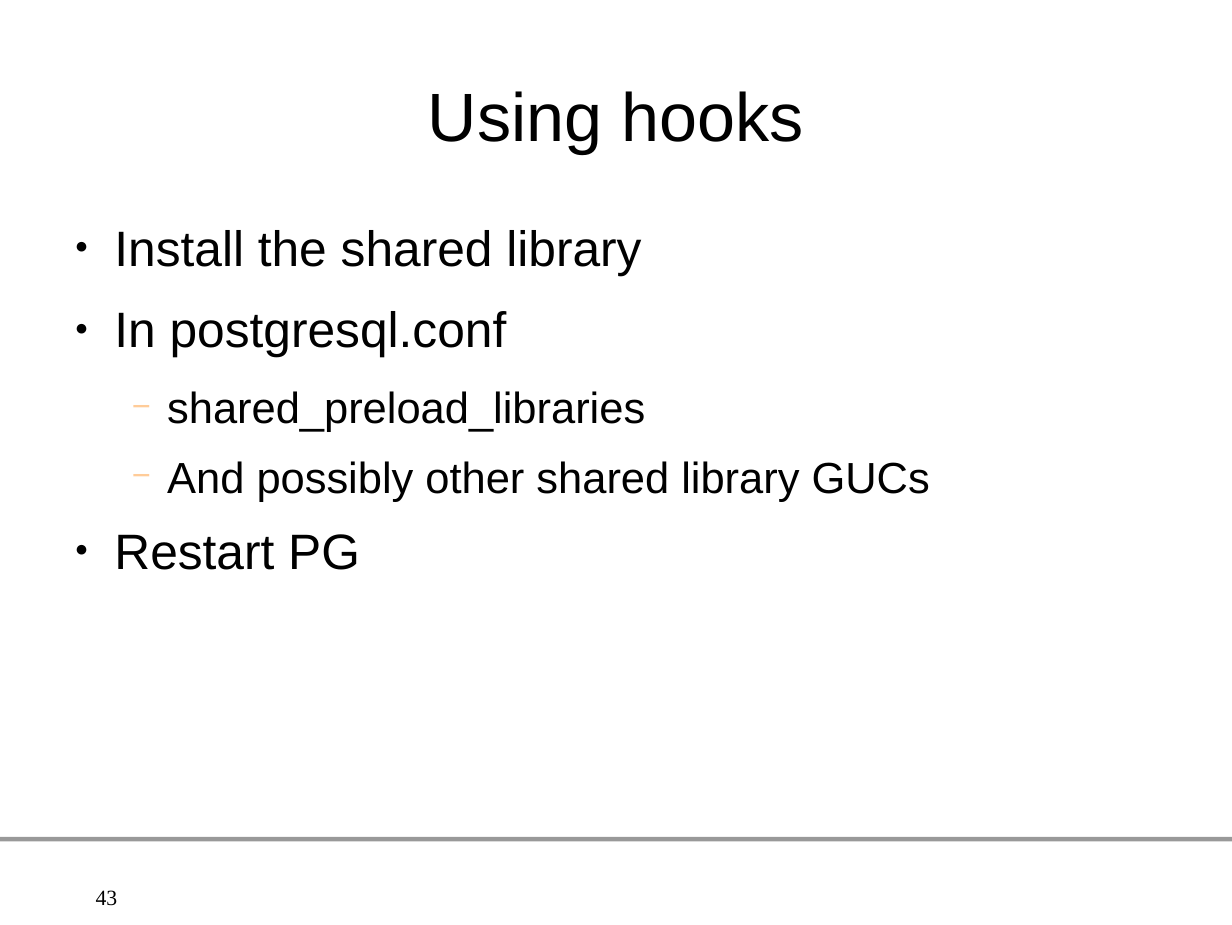
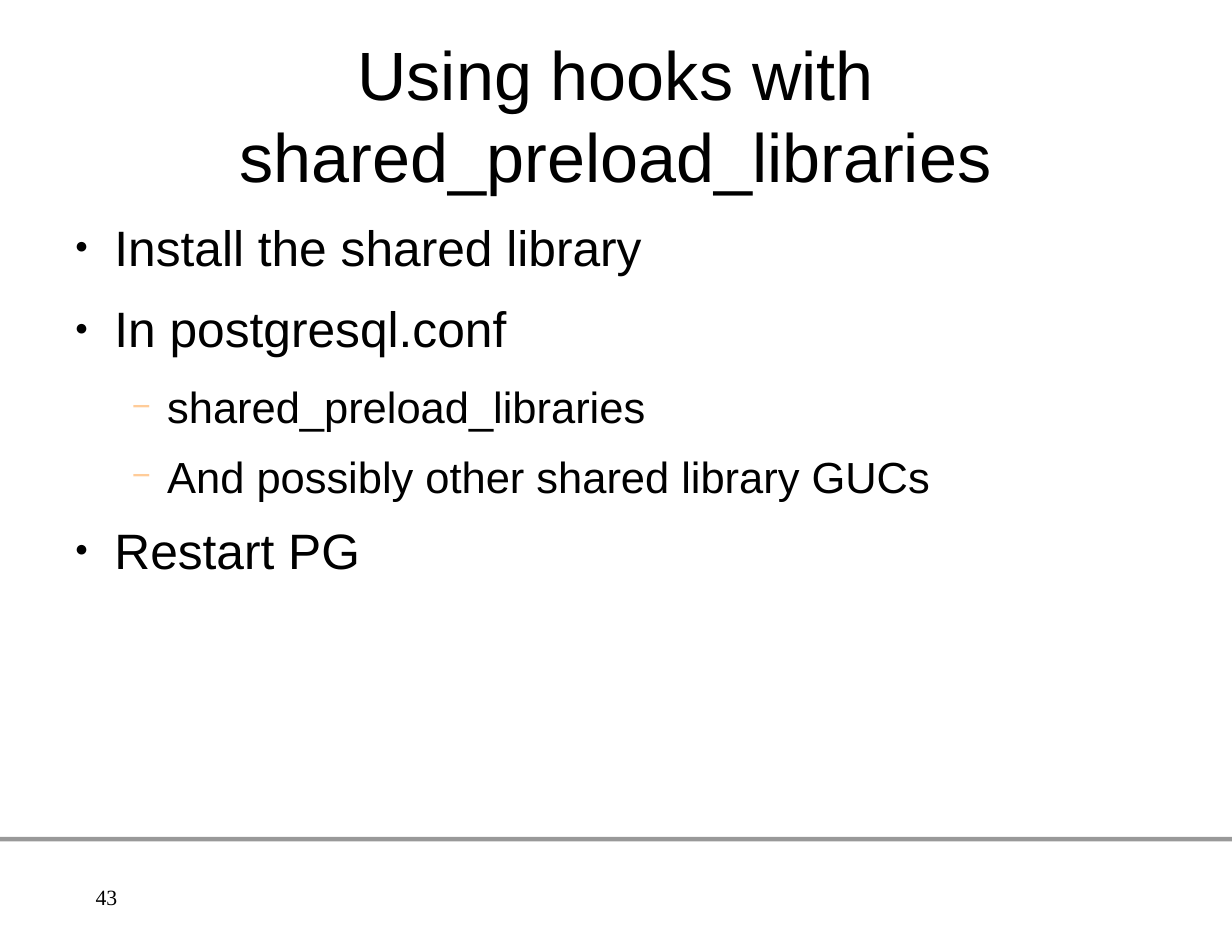
Before and after one commit to gleu/Hooks-in-PostgreSQL, a slide deck: slide 43 of hooks_in_postgresql.odp. Drawn at 1232x925 pixels with LibreOffice and Linux fonts; fonts in the diff are those of the drawing; background and template pictures are left out. Boxes give left, top, right and bottom in pixels: in the first picture for what was removed or moved away, otherwise in the second. Text is boxed around its words. In the diff, an @@ line names an element or a change of style, - is before the commit and + after.

```diff
--- a/hooks_in_postgresql.odp
+++ b/hooks_in_postgresql.odp
@@ title at [240, 50, 992, 195]: text changed @@
-Using hooks
+Using hooks with shared_preload_libraries
```
Also in this commit, not shown: 3 slides added.
